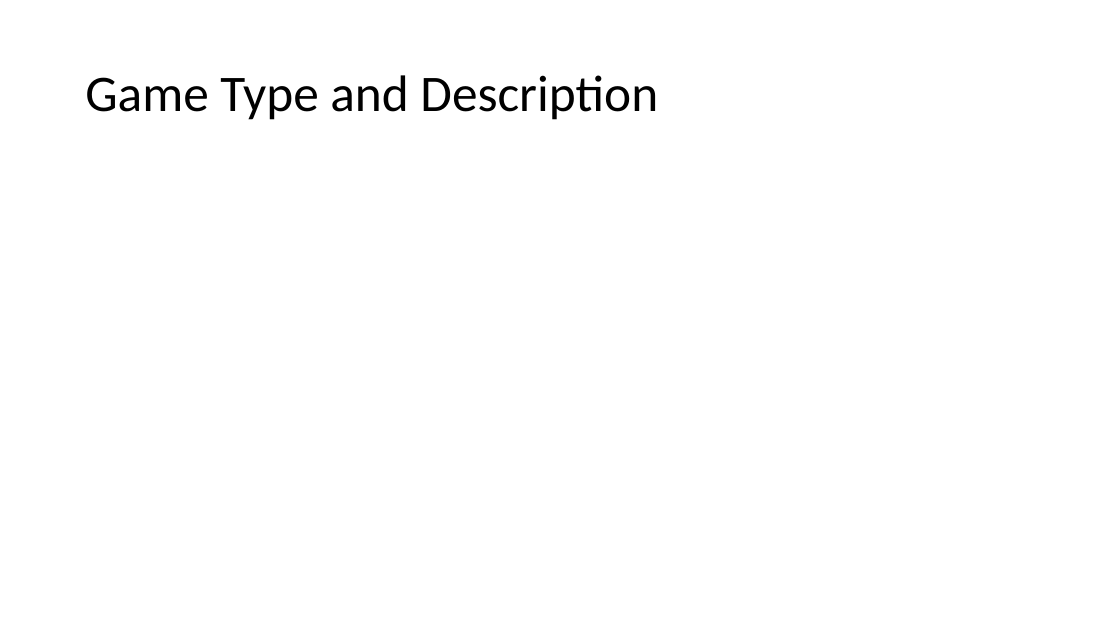
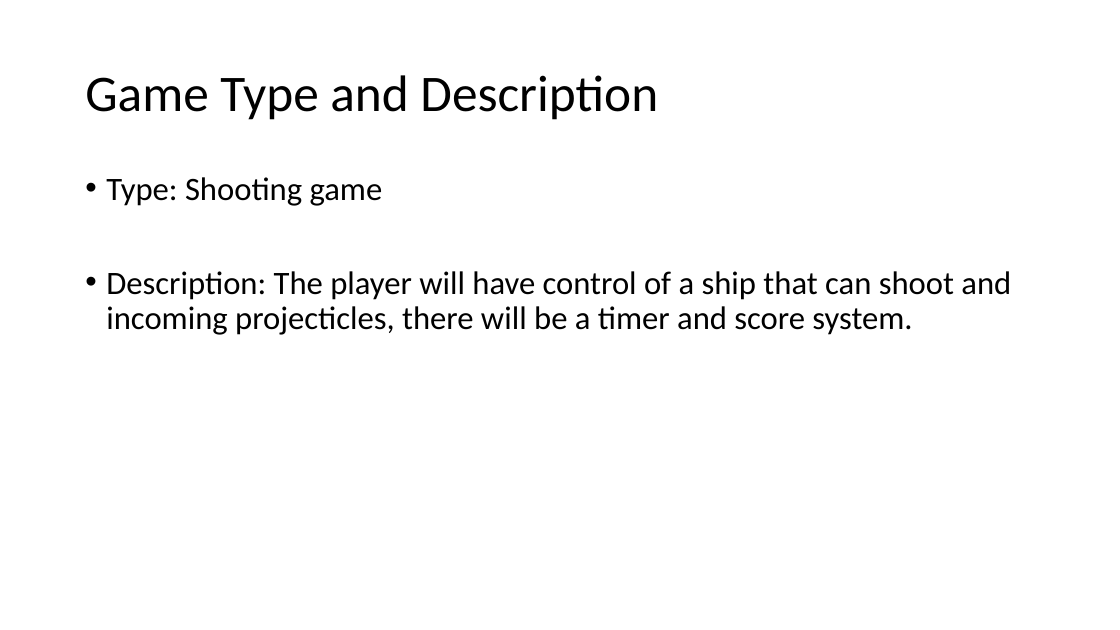
Before and after one commit to MamudRostam/3DWebGame, a slide deck: slide 3 of CMP5360 Web Game Development/My3DWebGamePresentation.pptx. Drawn at 1120x630 pixels with LibreOffice and Linux fonts; fonts in the diff are those of the drawing. Boxes give left, top, right and bottom in pixels: in the first picture for what was removed or moved away, otherwise in the second. Text is boxed around its words. In the diff, an @@ line names an element or a change of style, - is before the commit and + after.

```diff
--- a/CMP5360 Web Game Development/My3DWebGamePresentation.pptx
+++ b/CMP5360 Web Game Development/My3DWebGamePresentation.pptx
@@ text added at (106, 177, 1011, 335), 28 pt, text #000000 @@
+• Type: Shooting game
+• Description: The player will have control of a ship that can shoot and incoming projecticles, there will be a timer and score system.
```
Also in this commit, not shown: 2 other slides changed, 1 slide added, 1 slide removed.
